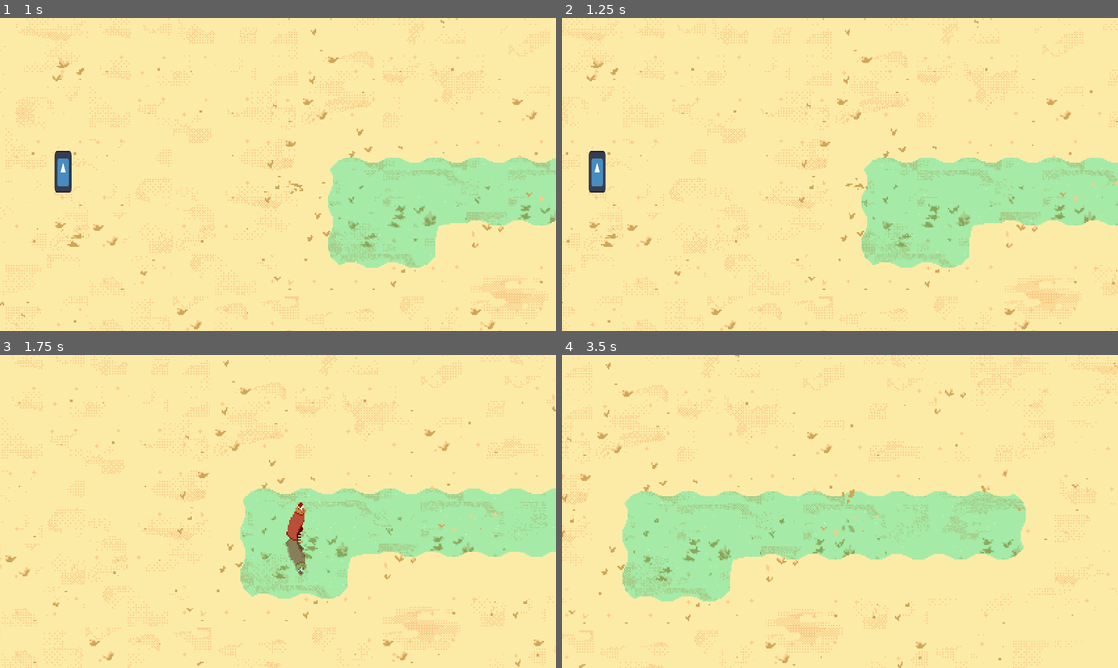
Above: before the commit, frames 1-4 (two rows, left to right).
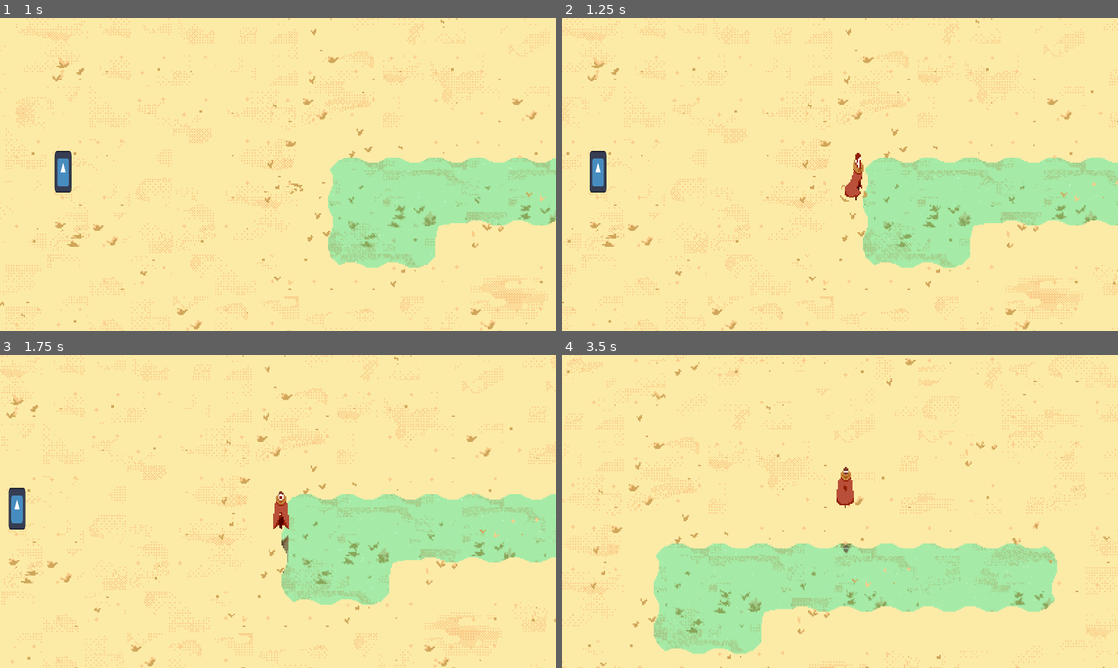
Above: after the commit, the same moments.

Repository: Lukko-Digital/Sift
Game: Godot game, scene res://scenes/main.tscn
The game is run twice, just before and just after one commit, with the same random seed, the same clock (stepped at 60 frames per second) and the same inputs. The engine's default icon, where the game draws it, is replaced by a stand-in: a white triangle on a blue panel in a dark square.
Inputs:
- Up to frame 1 (1 s): hold D (right) from 0.53 s (still down); tap Space (dash) at 0.6 s
- Up to frame 2 (1.25 s): keep holding D (right)
- Up to frame 3 (1.75 s): release D (right) at 1.28 s; hold S (down) from 1.28 s (still down); tap Space (dash) at 1.35 s
- Up to frame 4 (3.5 s): release S (down) at 2.03 s; hold D (right) 2.03-2.78 s; tap E (interact) at 2.1 s; tap Space (dash) at 2.3, 2.85 s; hold W (up) from 2.78 s (still down)

Frame 1 is identical in both runs. In frame 2, 5.2% of the frame differs, in the area x 0-100%, y 0-100%; in frame 3, 15%; in frame 4, 32%.

Commit message:
dash end on mode transition

Diff:
--- a/assets/tilemaps/main.tres
+++ b/assets/tilemaps/main.tres
@@ -98,30 +98,30 @@
 11:1/0 = 0
 11:1/0/physics_layer_0/linear_velocity = Vector2(0, 0)
 11:1/0/physics_layer_0/angular_velocity = 0.0
-11:1/0/physics_layer_0/polygon_0/points = PackedVector2Array(-16, -16, -16, 16, 6.875, 16, 16, 7.25, 16, -16)
+11:1/0/physics_layer_0/polygon_0/points = PackedVector2Array(16, -1.25, -1.625, 16, -16, 16, -16, -16, 16, -16)
 12:1/0 = 0
 12:1/0/physics_layer_0/linear_velocity = Vector2(0, 0)
 12:1/0/physics_layer_0/angular_velocity = 0.0
-12:1/0/physics_layer_0/polygon_0/points = PackedVector2Array(-16, -16, -16, 5.625, 16, 9.125, 16, -16)
+12:1/0/physics_layer_0/polygon_0/points = PackedVector2Array(-16, -1.625, -16, -16, 16, -16, 16, -1.5)
 13:1/0 = 0
 13:1/0/physics_layer_0/linear_velocity = Vector2(0, 0)
 13:1/0/physics_layer_0/angular_velocity = 0.0
-13:1/0/physics_layer_0/polygon_0/points = PackedVector2Array(16, -16, -16, -16, -16, 6.875, -7.25, 16, 16, 16)
+13:1/0/physics_layer_0/polygon_0/points = PackedVector2Array(1.25, 16, -16, -1.625, -16, -16, 16, -16, 16, 16)
 14:1/0 = 0
 14:1/0/physics_layer_0/linear_velocity = Vector2(0, 0)
 14:1/0/physics_layer_0/angular_velocity = 0.0
 15:1/0 = 0
 15:1/0/physics_layer_0/linear_velocity = Vector2(0, 0)
 15:1/0/physics_layer_0/angular_velocity = 0.0
-15:1/0/physics_layer_0/polygon_0/points = PackedVector2Array(-6.125, -6.5, -8.875, 16, 16, 16, 16, -8.75)
+15:1/0/physics_layer_0/polygon_0/points = PackedVector2Array(1.75, 2.625, 16, 2.625, 16, 16, 1.5, 16)
 16:1/0 = 0
 16:1/0/physics_layer_0/linear_velocity = Vector2(0, 0)
 16:1/0/physics_layer_0/angular_velocity = 0.0
-16:1/0/physics_layer_0/polygon_0/points = PackedVector2Array(16, -5.625, 16, 16, -16, 16, -16, -10.125)
+16:1/0/physics_layer_0/polygon_0/points = PackedVector2Array(16, 1.625, 16, 16, -16, 16, -16, 1.5)
 17:1/0 = 0
 17:1/0/physics_layer_0/linear_velocity = Vector2(0, 0)
 17:1/0/physics_layer_0/angular_velocity = 0.0
-17:1/0/physics_layer_0/polygon_0/points = PackedVector2Array(6.5, -6.125, -16, -8.875, -16, 16, 8.75, 16)
+17:1/0/physics_layer_0/polygon_0/points = PackedVector2Array(-2.625, 1.75, -2.625, 16, -16, 16, -16, 1.5)
 18:1/0 = 0
 18:1/0/physics_layer_0/linear_velocity = Vector2(0, 0)
 18:1/0/physics_layer_0/angular_velocity = 0.0
@@ -161,18 +161,18 @@
 11:2/0 = 0
 11:2/0/physics_layer_0/linear_velocity = Vector2(0, 0)
 11:2/0/physics_layer_0/angular_velocity = 0.0
-11:2/0/physics_layer_0/polygon_0/points = PackedVector2Array(-16, 16, 7.375, 16, 7.25, -16, -16, -16)
+11:2/0/physics_layer_0/polygon_0/points = PackedVector2Array(-1.625, 16, -16, 16, -16, -16, -1.5, -16)
 13:2/0 = 0
 13:2/0/physics_layer_0/linear_velocity = Vector2(0, 0)
 13:2/0/physics_layer_0/angular_velocity = 0.0
-13:2/0/physics_layer_0/polygon_0/points = PackedVector2Array(16, -16, -5.625, -16, -9.125, 16, 16, 16)
+13:2/0/physics_layer_0/polygon_0/points = PackedVector2Array(1.625, -16, 16, -16, 16, 16, 1.5, 16)
 14:2/0 = 0
 14:2/0/physics_layer_0/linear_velocity = Vector2(0, 0)
 14:2/0/physics_layer_0/angular_velocity = 0.0
 15:2/0 = 0
 15:2/0/physics_layer_0/linear_velocity = Vector2(0, 0)
 15:2/0/physics_layer_0/angular_velocity = 0.0
-15:2/0/physics_layer_0/polygon_0/points = PackedVector2Array(-5.625, -16, 16, -16, 16, 16, -10.125, 16)
+15:2/0/physics_layer_0/polygon_0/points = PackedVector2Array(1.625, -16, 16, -16, 16, 16, 1.5, 16)
 16:2/0 = 0
 16:2/0/physics_layer_0/linear_velocity = Vector2(0, 0)
 16:2/0/physics_layer_0/angular_velocity = 0.0
@@ -180,7 +180,7 @@
 17:2/0 = 0
 17:2/0/physics_layer_0/linear_velocity = Vector2(0, 0)
 17:2/0/physics_layer_0/angular_velocity = 0.0
-17:2/0/physics_layer_0/polygon_0/points = PackedVector2Array(5.625, 16, -16, 16, -16, -16, 10.125, -16)
+17:2/0/physics_layer_0/polygon_0/points = PackedVector2Array(-1.625, 16, -16, 16, -16, -16, -1.5, -16)
 18:2/0 = 0
 18:2/0/physics_layer_0/linear_velocity = Vector2(0, 0)
 18:2/0/physics_layer_0/angular_velocity = 0.0
@@ -220,30 +220,30 @@
 11:3/0 = 0
 11:3/0/physics_layer_0/linear_velocity = Vector2(0, 0)
 11:3/0/physics_layer_0/angular_velocity = 0.0
-11:3/0/physics_layer_0/polygon_0/points = PackedVector2Array(-16, 16, 16, 16, 16, -6.875, 7.25, -16, -16, -16)
+11:3/0/physics_layer_0/polygon_0/points = PackedVector2Array(-1.25, -16, 16, 1.625, 16, 16, -16, 16, -16, -16)
 12:3/0 = 0
 12:3/0/physics_layer_0/linear_velocity = Vector2(0, 0)
 12:3/0/physics_layer_0/angular_velocity = 0.0
-12:3/0/physics_layer_0/polygon_0/points = PackedVector2Array(16, 16, 16, -5.625, -16, -9.125, -16, 16)
+12:3/0/physics_layer_0/polygon_0/points = PackedVector2Array(16, 1.625, 16, 16, -16, 16, -16, 1.5)
 13:3/0 = 0
 13:3/0/physics_layer_0/linear_velocity = Vector2(0, 0)
 13:3/0/physics_layer_0/angular_velocity = 0.0
-13:3/0/physics_layer_0/polygon_0/points = PackedVector2Array(16, 16, 16, -16, -6.875, -16, -16, -7.25, -16, 16)
+13:3/0/physics_layer_0/polygon_0/points = PackedVector2Array(-16, 1.25, 1.625, -16, 16, -16, 16, 16, -16, 16)
 14:3/0 = 0
 14:3/0/physics_layer_0/linear_velocity = Vector2(0, 0)
 14:3/0/physics_layer_0/angular_velocity = 0.0
 15:3/0 = 0
 15:3/0/physics_layer_0/linear_velocity = Vector2(0, 0)
 15:3/0/physics_layer_0/angular_velocity = 0.0
-15:3/0/physics_layer_0/polygon_0/points = PackedVector2Array(-6.5, 6.125, 16, 8.875, 16, -16, -8.75, -16)
+15:3/0/physics_layer_0/polygon_0/points = PackedVector2Array(2.625, -1.75, 2.625, -16, 16, -16, 16, -1.5)
 16:3/0 = 0
 16:3/0/physics_layer_0/linear_velocity = Vector2(0, 0)
 16:3/0/physics_layer_0/angular_velocity = 0.0
-16:3/0/physics_layer_0/polygon_0/points = PackedVector2Array(-16, 5.625, -16, -16, 16, -16, 16, 10.125)
+16:3/0/physics_layer_0/polygon_0/points = PackedVector2Array(-16, -1.625, -16, -16, 16, -16, 16, -1.5)
 17:3/0 = 0
 17:3/0/physics_layer_0/linear_velocity = Vector2(0, 0)
 17:3/0/physics_layer_0/angular_velocity = 0.0
-17:3/0/physics_layer_0/polygon_0/points = PackedVector2Array(6.125, 6.5, 8.875, -16, -16, -16, -16, 8.75)
+17:3/0/physics_layer_0/polygon_0/points = PackedVector2Array(-1.75, -2.625, -16, -2.625, -16, -16, -1.5, -16)
 18:3/0 = 0
 18:3/0/physics_layer_0/linear_velocity = Vector2(0, 0)
 18:3/0/physics_layer_0/angular_velocity = 0.0
@@ -790,5 +790,5 @@
 [resource]
 tile_size = Vector2i(32, 32)
 physics_layer_0/collision_layer = 16
-physics_layer_0/collision_mask = 0
+physics_layer_0/collision_mask = 16
 sources/1 = SubResource("TileSetAtlasSource_ondcq")
--- a/scenes/player.tscn
+++ b/scenes/player.tscn
@@ -626,7 +626,7 @@
 collision_mask = 16
 
 [node name="CollisionShape2D" type="CollisionShape2D" parent="ModeChecker"]
-position = Vector2(0, 14)
+position = Vector2(0, 11)
 shape = SubResource("CircleShape2D_8c008")
 
 [node name="NPCDialogueCollider" type="Area2D" parent="."]
@@ -636,6 +636,8 @@
 [node name="CollisionShape2D" type="CollisionShape2D" parent="NPCDialogueCollider"]
 shape = SubResource("CircleShape2D_0hunl")
 
+[connection signal="mode_switch" from="." to="StateMachine/Dash/SandDash" method="_on_player_mode_switch"]
+[connection signal="mode_switch" from="." to="StateMachine/Dash/WaterDash" method="_on_player_mode_switch"]
 [connection signal="timeout" from="StateMachine/Dash/DashTimer" to="StateMachine/Dash" method="_on_dash_timer_timeout"]
 [connection signal="body_entered" from="ModeChecker" to="." method="_on_mode_checker_body_entered"]
 [connection signal="body_exited" from="ModeChecker" to="." method="_on_mode_checker_body_exited"]
--- a/scripts/player/player.gd
+++ b/scripts/player/player.gd
@@ -5,13 +5,15 @@
 const RUN_SPEED = 80
 const RUN_ACCEL = 1000
 
+signal mode_switch(_mode: String)
+
 func _on_mode_checker_body_entered(body):
 	mode = "Sand"
-	print(mode)
+	emit_signal("mode_switch", mode)
 
 func _on_mode_checker_body_exited(body):
 	mode = "Water"
-	print(mode)
+	emit_signal("mode_switch", mode)
 
 func _on_npc_dialogue_collider_area_entered(area):
 	if area.is_in_group("npc"):
--- a/scripts/player/sand_dash.gd
+++ b/scripts/player/sand_dash.gd
@@ -8,9 +8,12 @@
 const END_LAG = 0.2
 const END_FRAMES = 0.5
 
+var stopped: bool = false
+
 var dig_direction: int
 
 func enter():
+	stopped = false
 	time = 1.5
 	animation_tree["parameters/playback"].travel("SandDash")
 
@@ -32,7 +35,7 @@
 		Input.get_axis("left", "right"), Input.get_axis("up", "down")
 	).normalized()
 
-	if parent_state.dash_timer.time_left < time - START_LAG:
+	if parent_state.dash_timer.time_left < time - START_LAG and not stopped:
 		character.velocity = character.velocity.normalized() * dash_speed
 
 		if Input.is_action_just_pressed("dash") and parent_state.dash_timer.time_left > END_FRAMES:
@@ -41,10 +44,18 @@
 		elif abs(parent_state.dash_timer.time_left - END_FRAMES) <= 0.01:
 			animation_tree["parameters/SandDash/" + str(dig_direction) + "/playback"].travel("end")
 
-		character.velocity =  character.velocity.move_toward(direction * character.RUN_SPEED, DASH_SIDE_ACCEL*delta)
+		character.velocity = character.velocity.move_toward(direction * character.RUN_SPEED, DASH_SIDE_ACCEL*delta)
 
-	if parent_state.dash_timer.time_left <= END_LAG:
+	if parent_state.dash_timer.time_left <= END_LAG and not stopped:
 		character.velocity = character.velocity.normalized() * dash_end_speed
 		character.velocity = character.velocity.move_toward(direction * dash_end_speed, character.RUN_ACCEL*delta)
 
 	character.move_and_slide()
+
+
+func _on_player_mode_switch(_mode):
+	if _mode == "Water" and not parent_state.dash_timer.is_stopped():
+		stopped = true
+		character.velocity = character.velocity.normalized() * dash_end_speed / 10
+		animation_tree["parameters/SandDash/" + str(dig_direction) + "/playback"].travel("end")
+		parent_state.dash_timer.start(END_FRAMES)
--- a/scripts/player/states/dash.gd
+++ b/scripts/player/states/dash.gd
@@ -15,4 +15,3 @@
 
 func _on_dash_timer_timeout():
 	dash_timer.stop()
-	print(1)
--- a/scripts/player/water_dash.gd
+++ b/scripts/player/water_dash.gd
@@ -45,3 +45,8 @@
 #		character.velocity =  character.velocity.move_toward(direction * character.RUN_SPEED, DASH_SIDE_ACCEL*delta)
 
 	character.move_and_slide()
+
+func _on_player_mode_switch(_mode):
+	if _mode == "Sand":
+		character.velocity = character.velocity.normalized() * character.RUN_SPEED / 2
+		parent_state.dash_timer.stop()
